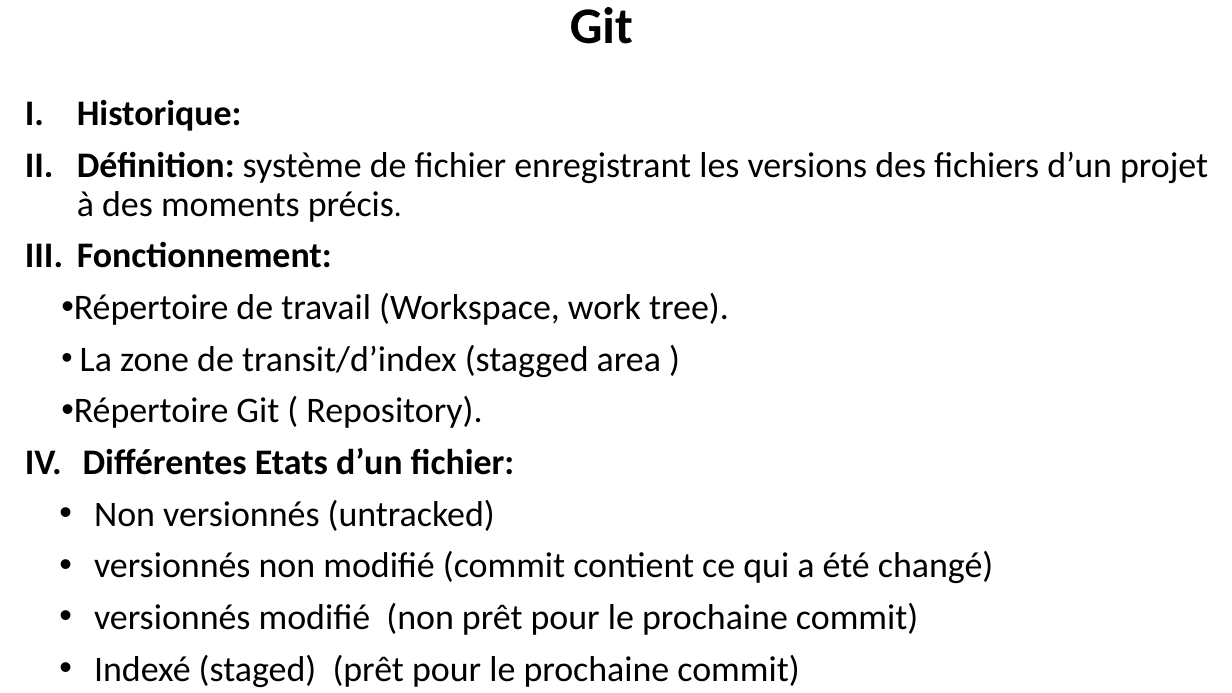
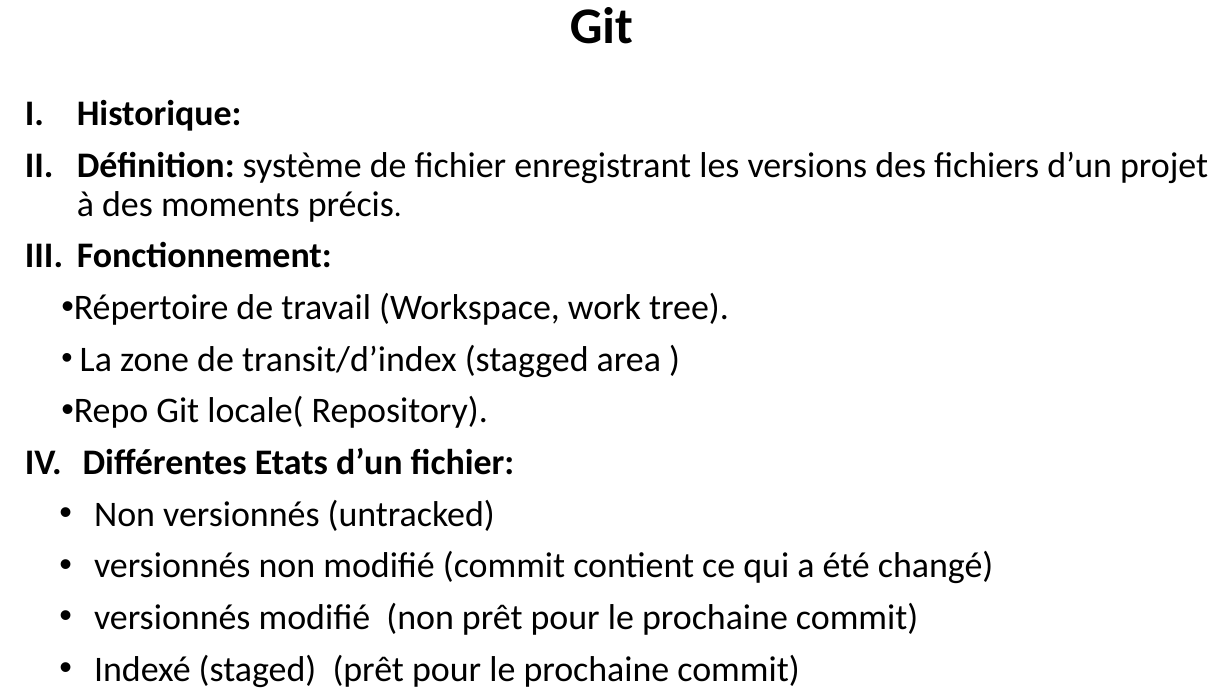
Before and after one commit to belakebiboussad/form, a slide deck: slide 3 of Formation Git.pptx. Drawn at 1232x693 pixels with LibreOffice and Linux fonts; fonts in the diff are those of the drawing. Boxes give left, top, right and bottom in pixels: in the first picture for what was removed or moved away, otherwise in the second. Text is boxed around its words. In the diff, an @@ line names an element or a change of style, - is before the commit and + after.

```diff
--- a/Formation Git.pptx
+++ b/Formation Git.pptx
@@ subtitle at (74, 396, 488, 428): text changed @@
-• Répertoire Git ( Repository).
+• Repo Git locale( Repository).
```
Also in this commit, not shown: 2 other slides changed.
